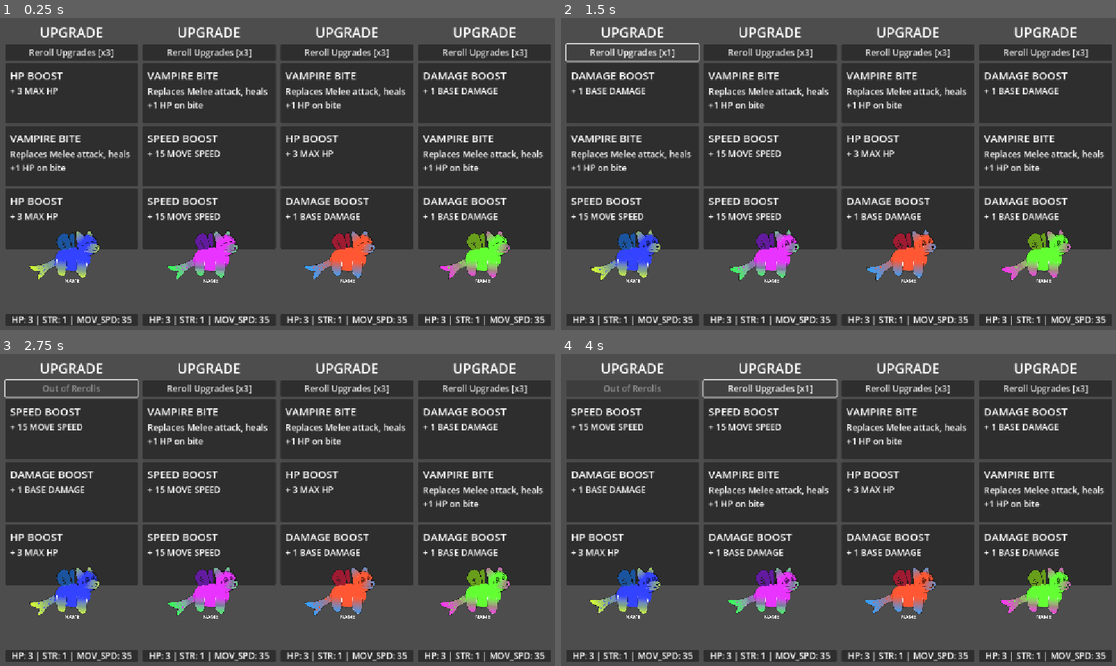
Above: before the commit, frames 1-4 (two rows, left to right).
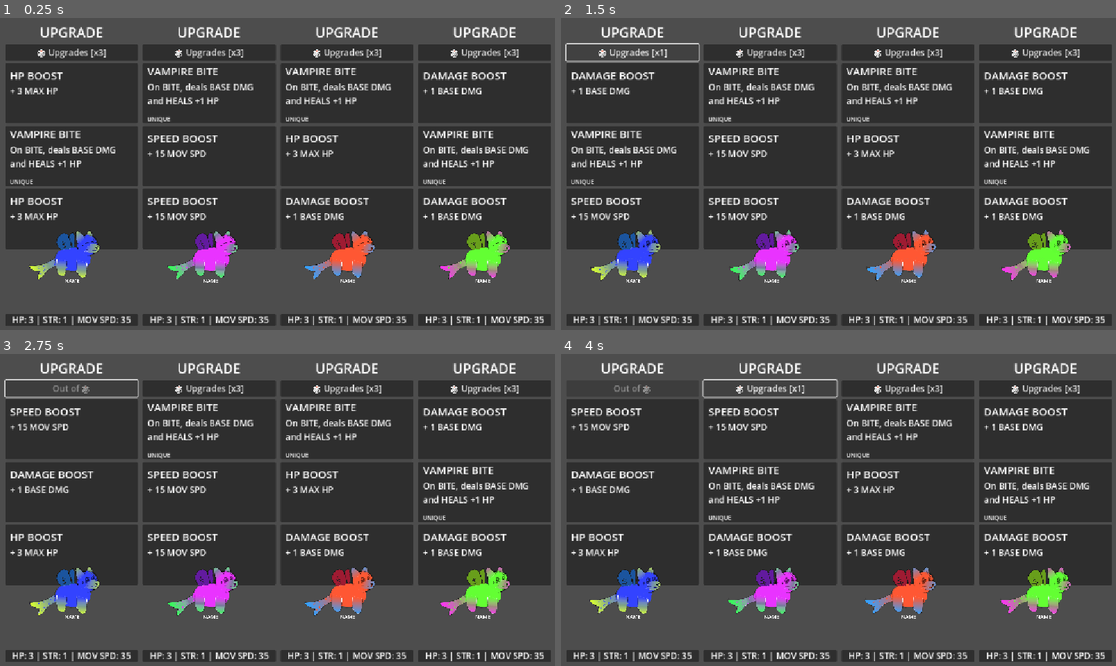
Above: after the commit, the same moments.

Repository: Galitie/tm2
Game: Godot game, scene res://test_scene.tscn
Two runs of this game, one before a commit and one after it. Both use one fixed random seed, a clock stepped at 60 frames per second and the inputs below.
Inputs (mouse positions are in pixels of both pictures, inside the frame that each line leads up to):
- Up to frame 1 (0.25 s): no input
- Up to frame 2 (1.5 s): click (633, 52) at 0.5 s, where only the run before the commit has a clickable "Reroll Upgrades [x3]"; click (633, 52) at 1.25 s, where only the run before the commit has a clickable "Reroll Upgrades [x2]"
- Up to frame 3 (2.75 s): click (72, 388) at 2 s, where only the run before the commit has a clickable "Reroll Upgrades [x1]"
- Up to frame 4 (4 s): click (771, 388) at 2.75 s, where only the run after the commit has a clickable "🎲 Upgrades [x3]"; click (771, 388) at 3.5 s, where only the run after the commit has a clickable "🎲 Upgrades [x2]"

The runs differ from the first frame. In frame 1, 7.0% of the frame differs, in the area x 1-99%, y 9-99%; in frame 2, 7.2%; in frame 3, 6.0%; in frame 4, 5.9%.

Commit message:
More QOL and small updates

Diff:
--- a/Cards/Resources/base_damage_boost.tres
+++ b/Cards/Resources/base_damage_boost.tres
@@ -1,4 +1,4 @@
-[gd_resource type="Resource" load_steps=2 format=3 uid="uid://cv4dcuvdmk4d"]
+[gd_resource type="Resource" script_class="CardResourceScript" load_steps=2 format=3 uid="uid://cv4dcuvdmk4d"]
 
 [ext_resource type="Script" uid="uid://bfco2om6esxdu" path="res://Cards/card_info.gd" id="1_lrdyw"]
 
@@ -8,9 +8,9 @@
 description = ""
 type = "immediate"
 state_id = ""
-limited_to_one = false
+unique = false
 attribute_1 = 3
-attribute_label_1 = "BASE DAMAGE"
+attribute_label_1 = "BASE DMG"
 attribute_amount_1 = 1
 attribute_2 = 0
 attribute_label_2 = ""
--- a/Cards/Resources/bite_lifesteal.tres
+++ b/Cards/Resources/bite_lifesteal.tres
@@ -1,11 +1,11 @@
-[gd_resource type="Resource" load_steps=2 format=3 uid="uid://3aquqn25lskq"]
+[gd_resource type="Resource" script_class="CardResourceScript" load_steps=2 format=3 uid="uid://3aquqn25lskq"]
 
 [ext_resource type="Script" uid="uid://bfco2om6esxdu" path="res://Cards/card_info.gd" id="1_syuw0"]
 
 [resource]
 script = ExtResource("1_syuw0")
 card_name = "VAMPIRE BITE"
-description = "Replaces Melee attack, heals +1 HP on bite"
+description = "On BITE, deals BASE DMG and HEALS +1 HP"
 type = "attack"
 state_id = "bitelifesteal"
 unique = true
--- a/Cards/Resources/move_speed_boost.tres
+++ b/Cards/Resources/move_speed_boost.tres
@@ -1,4 +1,4 @@
-[gd_resource type="Resource" load_steps=2 format=3 uid="uid://cvtqvsltnme3w"]
+[gd_resource type="Resource" script_class="CardResourceScript" load_steps=2 format=3 uid="uid://cvtqvsltnme3w"]
 
 [ext_resource type="Script" uid="uid://bfco2om6esxdu" path="res://Cards/card_info.gd" id="1_6hnit"]
 
@@ -8,9 +8,9 @@
 description = ""
 type = "immediate"
 state_id = ""
-limited_to_one = false
+unique = false
 attribute_1 = 2
-attribute_label_1 = "MOVE SPEED"
+attribute_label_1 = "MOV SPD"
 attribute_amount_1 = 15
 attribute_2 = 0
 attribute_label_2 = ""
--- a/Cards/card.gd
+++ b/Cards/card.gd
@@ -32,6 +32,8 @@
 			%PosNeg.text = "+"
 		else:
 			%PosNeg.text = "-"
+	if chosen_resource.unique:
+		%Tags.text += "UNIQUE"
 
 
 func reset_card():
@@ -39,6 +41,7 @@
 	%Stat.visible = false
 	%Amount.visible = false
 	%PosNeg.visible = false
+	%Tags.text = ""
 
 
 func disable():
--- a/Cards/card.tscn
+++ b/Cards/card.tscn
@@ -133,4 +133,9 @@
 text = "Damage"
 autowrap_mode = 2
 
+[node name="Tags" type="Label" parent="Button/MarginContainer/VBoxContainer"]
+unique_name_in_owner = true
+layout_mode = 2
+theme_override_font_sizes/font_size = 12
+
 [connection signal="pressed" from="Button" to="." method="_on_button_pressed"]
--- a/UI/player_upgrade_panel.gd
+++ b/UI/player_upgrade_panel.gd
@@ -19,7 +19,7 @@
 
 
 func update_stats():
-	stats.text = "HP: " + str(player.monster.max_hp) + " | STR: " + str(player.monster.base_damage) + " | MOV_SPD: " + str(player.monster.move_speed)
+	stats.text = "HP: " + str(player.monster.max_hp) + " | STR: " + str(player.monster.base_damage) + " | MOV SPD: " + str(player.monster.move_speed)
 
 
 func disable_cards():
@@ -39,10 +39,10 @@
 
 func setup_rerolls():
 	if player.rerolls > 0:
-		reroll_button.text = "Reroll Upgrades " + "[x" + str(player.rerolls) + "]"
+		reroll_button.text = "🎲 Upgrades " + "[x" + str(player.rerolls) + "]"
 		reroll_button.disabled = false
 	else:
-		reroll_button.text = "No Rerolls Available"
+		reroll_button.text = "No 🎲 Available"
 		reroll_button.disabled = true
 
 
--- a/main.gd
+++ b/main.gd
@@ -134,7 +134,7 @@
 		card.choose_card_resource(deep_copy.pick_random())
 	else:
 		upgrade_panel.disable_cards()
-		upgrade_panel.reroll_button.text = "Out of Rerolls"
+		upgrade_panel.reroll_button.text = "Out of 🎲"
 		upgrade_panel.reroll_button.disabled = true
 	var players_have_no_points = true
 	for p in players:
@@ -151,9 +151,9 @@
 		player.rerolls -= 1
 		upgrade_panel.setup_cards()
 	if player.rerolls != 0 and player.upgrade_points > 0:
-		upgrade_panel.reroll_button.text = "Reroll Upgrades " + "[x" + str(player.rerolls)+ "]"
+		upgrade_panel.reroll_button.text = "🎲 Upgrades " + "[x" + str(player.rerolls)+ "]"
 	else:
-		upgrade_panel.reroll_button.text = "Out of Rerolls"
+		upgrade_panel.reroll_button.text = "Out of 🎲"
 		upgrade_panel.reroll_button.disabled = true
 
 
